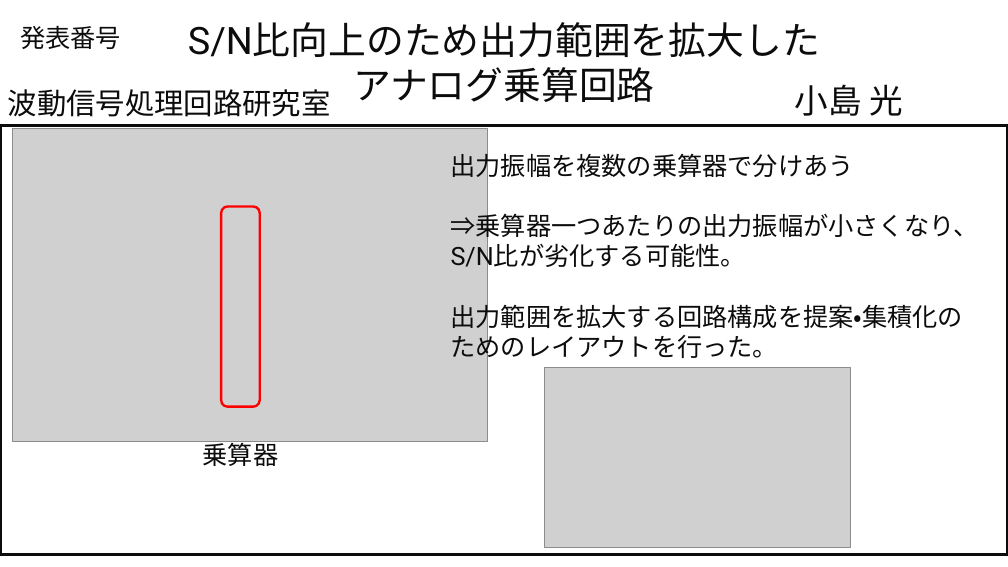
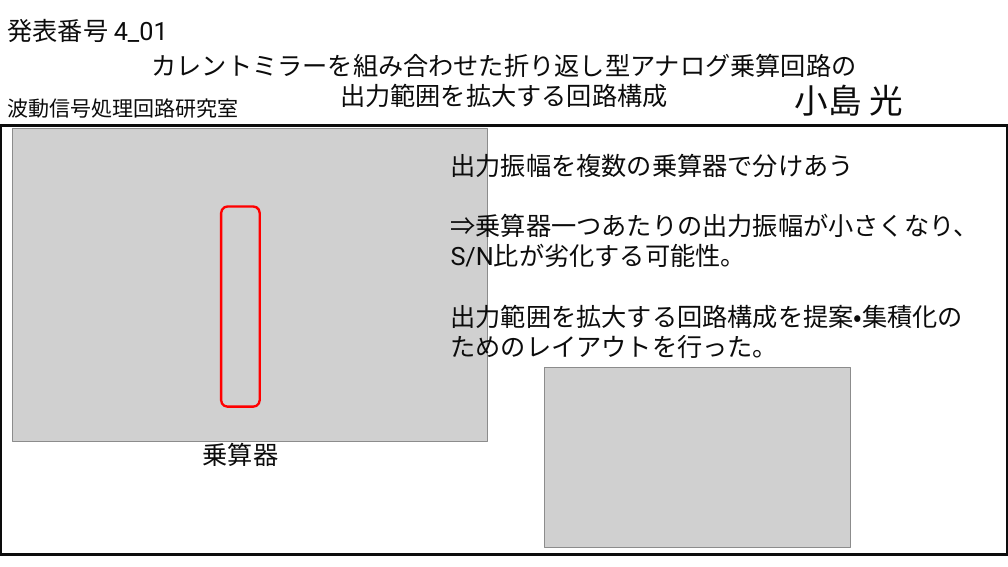
Before and after one commit to kjm-desktop10400/reserch, a slide deck: slide 1 of folded_gilbert/波動信号処理回路研究室_小島_発表概要スライド.pptx. Drawn at 1008x567 pixels with LibreOffice and Linux fonts; fonts in the diff are those of the drawing; grey boxes stand for pictures. Boxes give left, top, right and bottom in pixels: in the first picture for what was removed or moved away, otherwise in the second. Text is boxed around its words. In the diff, an @@ line names an element or a change of style, - is before the commit and + after.

```diff
--- a/folded_gilbert/波動信号処理回路研究室_小島_発表概要スライド.pptx
+++ b/folded_gilbert/波動信号処理回路研究室_小島_発表概要スライド.pptx
@@ text at [7,18,168,42]: text changed @@
-発表番号
+発表番号 4_01
@@ text at [151,53,856,107]: text changed; size 36 to 24 pt @@
-S/N比向上のため出力範囲を拡大した
-アナログ乗算回路
+カレントミラーを組み合わせた折り返し型アナログ乗算回路の
+出力範囲を拡大する回路構成
@@ text "波動信号処理回路研究室": place and size @@
-text "波動信号処理回路研究室" at [8,89,331,117]
+text "波動信号処理回路研究室" at [7,98,238,118]
@@ text "波動信号処理回路研究室" at [7,98,238,118]: size 28 to 20 pt @@
```
Also in this commit, not shown: 8 other files.
